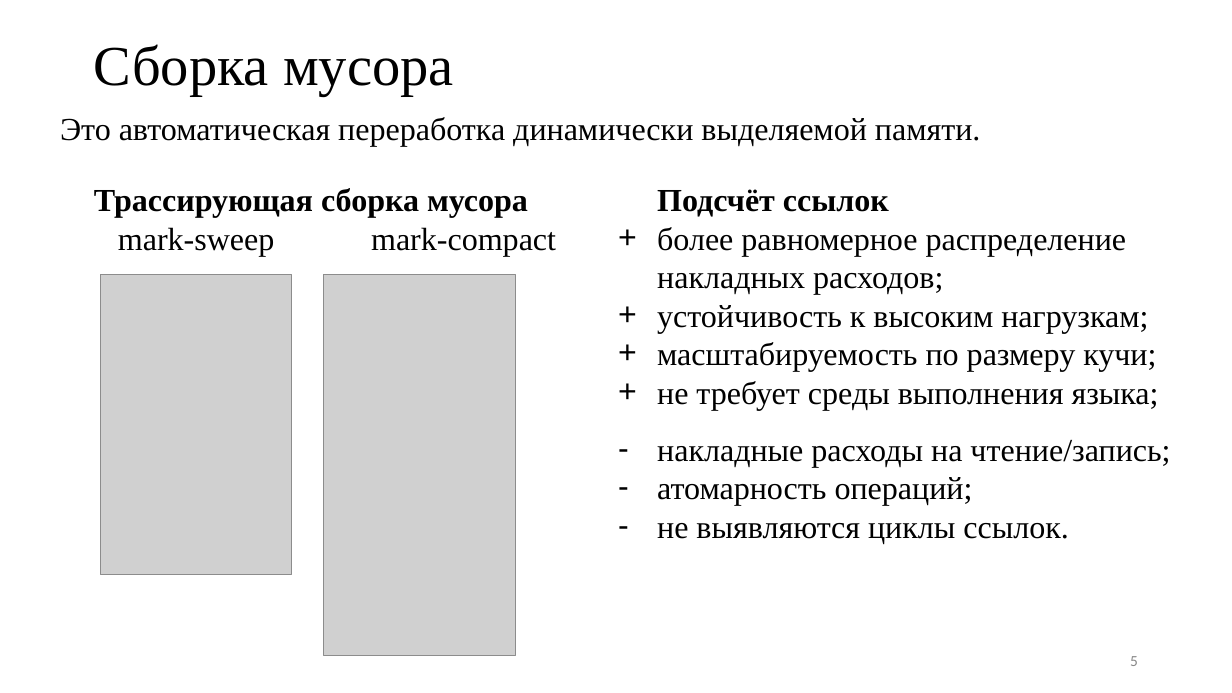
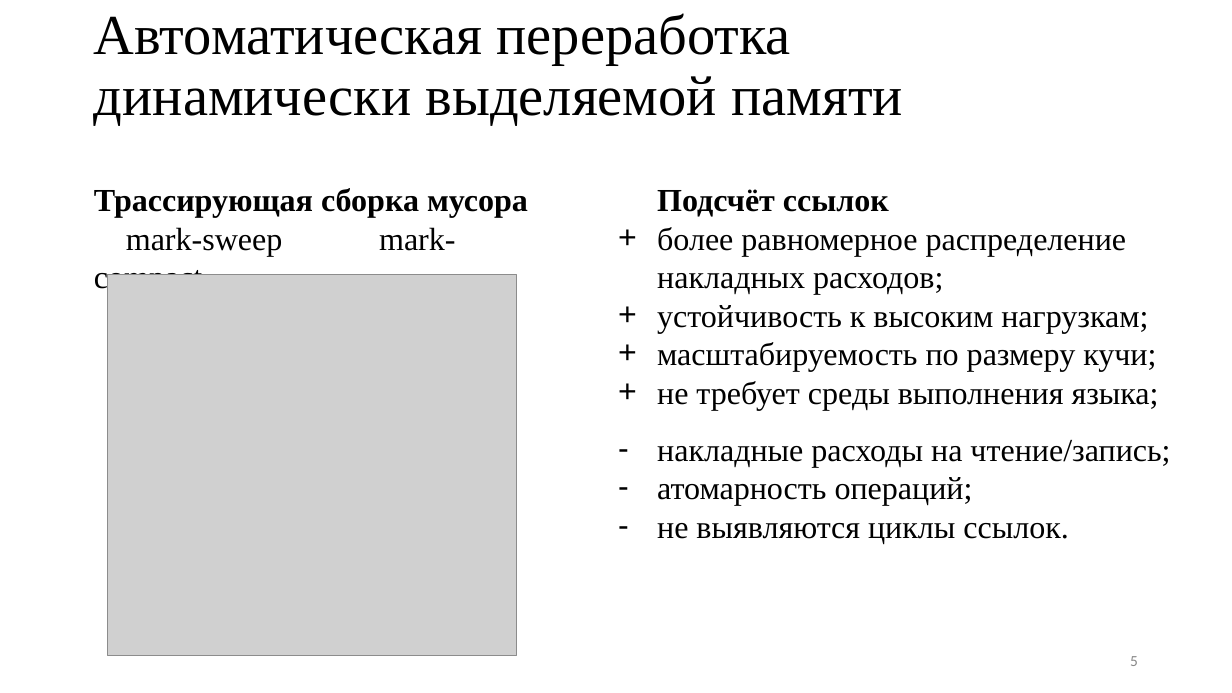
Before and after one commit to Inspirate789/alloc, a slide deck: slide 5 of docs/presentation/bachelor-thesis.pptx. Drawn at 1232x693 pixels with LibreOffice and Linux fonts; fonts in the diff are those of the drawing; grey boxes stand for pictures. Boxes give left, top, right and bottom in pixels: in the first picture for what was removed or moved away, otherwise in the second. Text is boxed around its words. In the diff, an @@ line names an element or a change of style, - is before the commit and + after.

```diff
--- a/docs/presentation/bachelor-thesis.pptx
+++ b/docs/presentation/bachelor-thesis.pptx
@@ title "Автоматическая переработка динамически выделяемой памяти" at (x1=94, y1=13, x2=903, y2=126): vertical alignment top to middle @@
@@ title at (x1=94, y1=13, x2=903, y2=126): text changed; size 25 to 44 pt @@
-Это автоматическая переработка динамически выделяемой памяти.
+Автоматическая переработка
+динамически выделяемой памяти
@@ title removed at (x1=94, y1=44, x2=453, y2=96) @@
-Сборка мусора
@@ text "Трассирующая сборка мусора" rewrapped from (x1=94, y1=188, x2=556, y2=257) to (x1=94, y1=188, x2=528, y2=295) @@
@@ picture removed at (x1=101, y1=274, x2=292, y2=575) @@
@@ picture added at (x1=108, y1=274, x2=517, y2=656) @@
@@ picture removed at (x1=323, y1=274, x2=515, y2=656) @@
```
Also in this commit, not shown: 6 other slides changed, 4 slides added, 4 slides removed, 13 other files.
